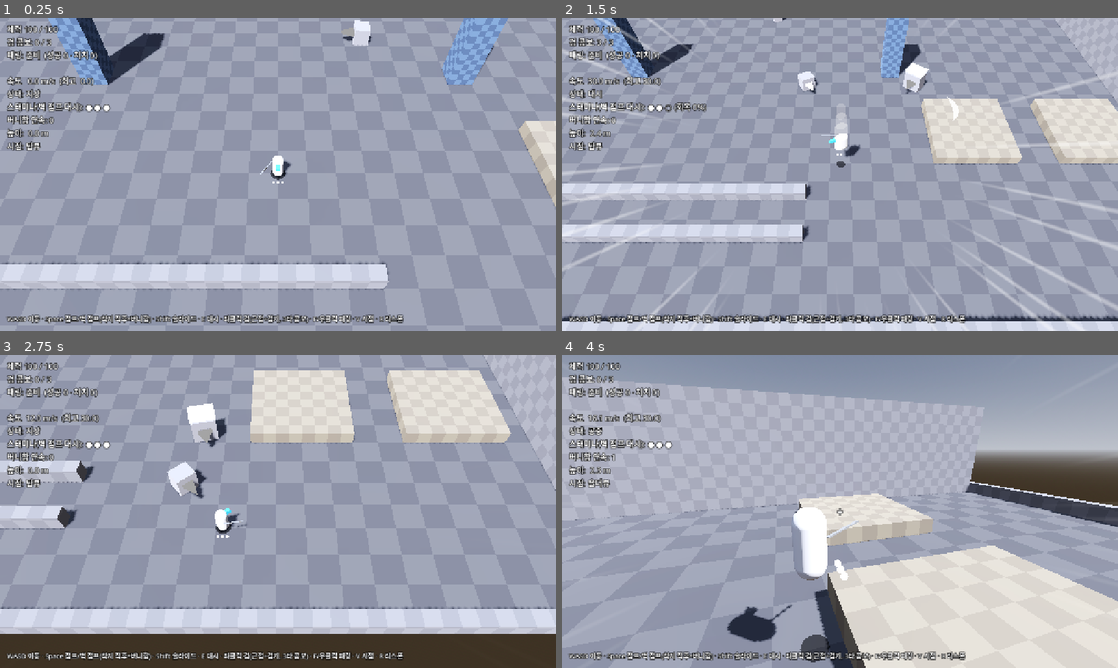
Above: before the commit, frames 1-4 (two rows, left to right).
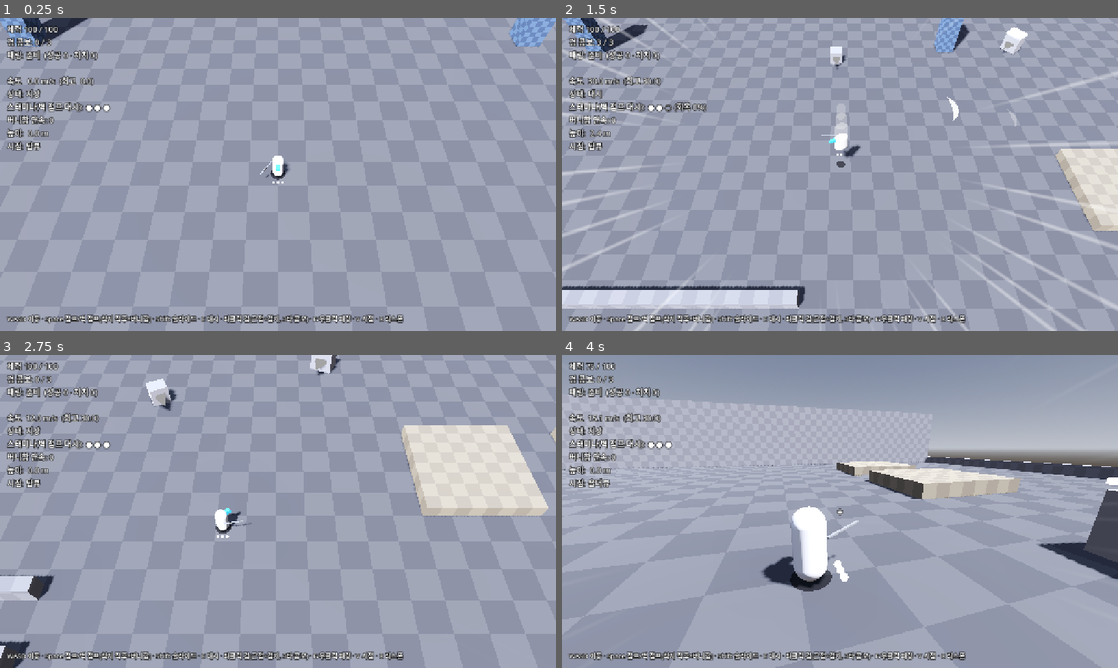
Above: after the commit, the same moments.

Repository: jh4317/newgame-project
Game: Godot game, scene res://scenes/movement_proto.tscn
Two runs of this game, one before a commit and one after it. Both use one fixed random seed, a clock stepped at 60 frames per second and the inputs below.
Inputs (mouse positions are in pixels of both pictures, inside the frame that each line leads up to):
- Up to frame 1 (0.25 s): no input
- Up to frame 2 (1.5 s): tap Enter at 0.5 s; move the mouse to (962, 158) at 0.52 s; press the mouse at (962, 158) at 0.53 s; hold D (move_right) 0.53-1.28 s; tap Space (jump) at 0.77 s; move the mouse to (728, 190) at 1.27 s; release the mouse at (728, 190) at 1.28 s; hold S (move_back) from 1.28 s (still down); tap E (dash) at 1.35 s
- Up to frame 3 (2.75 s): tap Space (jump) at 1.52 s; move the mouse to (333, 442) at 2.02 s; release S (move_back) at 2.03 s; hold D (move_right) from 2.03 s (still down); tap F (parry) at 2.1 s
- Up to frame 4 (4 s): move the mouse to (812, 574) at 2.77 s; release D (move_right) at 2.78 s; hold W (move_forward) 2.78-3.53 s; tap Shift (slide) at 2.85 s; click (812, 574) at 2.92 s; tap Space (jump) at 3.02, 3.77 s; move the mouse to (1006, 558) at 3.52 s; hold A (move_left) from 3.53 s (still down); hold V (toggle_camera) from 3.53 s (still down)

The runs differ from the first frame. In frame 1, 11% of the frame differs, in the area x 0-100%, y 0-88%; in frame 2, 23%; in frame 3, 36%, in the area x 0-100%, y 0-100%; in frame 4, 31%.

Commit message:
Enlarge movement arena from 80 m to 120 m
- Floor and outer walls driven by a single ARENA_HALF constant (60 m)
- Spread structures, spawn point, and enemy spots outward; keep feature
  sizes (chimney gaps, stair heights, platform spacing) unchanged
- Lengthen slide lane to 60 m and raise sun shadow distance to 130 m

Co-Authored-By: Claude Opus 5.5 <noreply@anthropic.com>

Diff:
--- a/scripts/proto/movement_arena.gd
+++ b/scripts/proto/movement_arena.gd
@@ -3,9 +3,9 @@
 ## 아레나·플레이어·카메라·HUD를 코드로 만든다. V 키로 탑뷰/숄더뷰를 바꿔 두 시점을 비교한다.
 ##
 ## 좌표: +X 동쪽, -Z 북쪽(탑뷰 화면 위쪽). 카메라는 남쪽에서 내려다본다.
-## 구역:
+## 바닥 120 × 120 m. 구역:
 ##   - 시작 지점: 남쪽 중앙
-##   - 슬라이드 레인: 남서쪽의 긴 통로 (40 m)
+##   - 슬라이드 레인: 남서쪽의 긴 통로 (60 m)
 ##   - 계단 블록: 중앙 북쪽 (1.8 → 3.5 → 5 m)
 ##   - 벽 점프 굴뚝 A: 북동쪽, 위층 발판 4.5 m
 ##   - 벽 점프 굴뚝 B: 북서쪽(서쪽 외벽과 짝), 위층 발판 6 m
@@ -43,20 +43,21 @@
 	"kill": ["처치", 100.0],
 }
 
-const SPAWN := Vector3(0, 0.1, 22)
+const ARENA_HALF := 60.0  ## 바닥 한 변의 절반 (m)
+const SPAWN := Vector3(0, 0.1, 33)
 ## 사격형 적 위치와 등급 (0 = 하급, 1 = 중급)
 ## 중앙·동쪽·굴뚝 A 위 발판(4.5 m)은 하급, 서쪽은 중급(패링 불가 탄 사용)
 const ENEMY_SPOTS := [
 	[Vector3(0, 0, 0), 0],
-	[Vector3(-25, 0, -12), 1],
-	[Vector3(26, 0, -6), 0],
-	[Vector3(36, 4.5, -27), 0],
+	[Vector3(-37.5, 0, -18), 1],
+	[Vector3(39, 0, -9), 0],
+	[Vector3(56, 4.5, -39), 0],
 ]
 ## 돌격형 적 위치와 등급: 열린 바닥에 배치 (중급은 패링 불가 돌진을 섞는다)
 const RUSHER_SPOTS := [
-	[Vector3(8, 0.1, 6), 0],
-	[Vector3(-6, 0.1, -26), 0],
-	[Vector3(28, 0.1, 8), 1],
+	[Vector3(12, 0.1, 9), 0],
+	[Vector3(-9, 0.1, -39), 0],
+	[Vector3(42, 0.1, 12), 1],
 ]
 
 var fx: CanvasLayer
@@ -354,7 +355,7 @@
 	sun.rotation_degrees = Vector3(-55, -35, 0)
 	sun.light_energy = 1.1
 	sun.shadow_enabled = true
-	sun.directional_shadow_max_distance = 90.0
+	sun.directional_shadow_max_distance = 130.0
 	add_child(sun)
 
 
@@ -386,40 +387,41 @@
 # ---------------------------------------------------------------- 아레나
 
 func _build_arena() -> void:
-	# 바닥 80 × 80 m (윗면 y = 0)
-	_box(Vector3(0, -0.5, 0), Vector3(80, 1, 80), _mat_floor)
+	var h := ARENA_HALF
+	# 바닥 120 × 120 m (윗면 y = 0)
+	_box(Vector3(0, -0.5, 0), Vector3(h * 2.0, 1, h * 2.0), _mat_floor)
 
 	# 외벽: 카메라 쪽(남쪽)은 낮게 해서 시야를 가리지 않는다 (GDD 7.3)
-	_block(0, -40.5, 82, 1, 10, _mat_wall)      # 북
-	_block(-40.5, 0, 1, 80, 10, _mat_climb)     # 서 (굴뚝 B의 한쪽 벽)
-	_block(40.5, 0, 1, 80, 10, _mat_wall)       # 동
-	_block(0, 40.5, 82, 1, 1.2, _mat_wall)      # 남 (낮은 벽)
-
-	# 슬라이드 레인: 폭 3 m, 길이 40 m의 낮은 벽 통로
-	_block(-14, 29.5, 40, 1, 1.2, _mat_wall)
-	_block(-14, 33.5, 40, 1, 1.2, _mat_wall)
+	_block(0, -h - 0.5, h * 2.0 + 2.0, 1, 10, _mat_wall)      # 북
+	_block(-h - 0.5, 0, 1, h * 2.0, 10, _mat_climb)           # 서 (굴뚝 B의 한쪽 벽)
+	_block(h + 0.5, 0, 1, h * 2.0, 10, _mat_wall)             # 동
+	_block(0, h + 0.5, h * 2.0 + 2.0, 1, 1.2, _mat_wall)      # 남 (낮은 벽)
+
+	# 슬라이드 레인: 폭 3 m, 길이 60 m의 낮은 벽 통로
+	_block(-24, 49.5, 60, 1, 1.2, _mat_wall)
+	_block(-24, 53.5, 60, 1, 1.2, _mat_wall)
 
 	# 계단 블록: 점프 한 번(2.5 m)으로 한 칸씩 오른다
-	_block(-4, -12, 4, 4, 1.8, _mat_platform)
-	_block(0, -12, 4, 4, 3.5, _mat_platform)
-	_block(5, -12, 6, 6, 5.0, _mat_platform)
+	_block(-4, -30, 4, 4, 1.8, _mat_platform)
+	_block(0, -30, 4, 4, 3.5, _mat_platform)
+	_block(5, -30, 6, 6, 5.0, _mat_platform)
 
 	# 굴뚝 A (북동): 3.5 m 간격의 두 벽 사이를 벽 점프로 오른 뒤 동쪽 발판(4.5 m)으로
-	_block(24, -26, 12, 1, 12, _mat_climb)
-	_block(24, -21.5, 12, 1, 12, _mat_climb)
-	_block(35, -24, 10, 14, 4.5, _mat_platform)
+	_block(44, -38, 12, 1, 12, _mat_climb)
+	_block(44, -33.5, 12, 1, 12, _mat_climb)
+	_block(h - 5.0, -36, 10, 14, 4.5, _mat_platform)
 
 	# 굴뚝 B (북서): 서쪽 외벽과 안쪽 벽 사이 3 m 틈을 올라 북쪽 발판(6 m)으로
-	_block(-36.5, -20.5, 1, 13, 12, _mat_climb)
-	_block(-35, -33, 10, 12, 6, _mat_platform)
+	_block(-h + 3.5, -40.5, 1, 13, 12, _mat_climb)
+	_block(-h + 5.0, -h + 7.0, 10, 12, 6, _mat_platform)
 
 	# 기둥: 벽 점프·우회 연습
-	for p in [Vector2(-15, -2), Vector2(15, -2), Vector2(-15, 12), Vector2(15, 12)]:
+	for p in [Vector2(-22.5, -3), Vector2(22.5, -3), Vector2(-22.5, 18), Vector2(22.5, 18)]:
 		_block(p.x, p.y, 2, 2, 9, _mat_climb)
 
 	# 슬라이드 점프 연습: 4 m 간격의 낮은 단상 두 개
-	_block(22, 22, 8, 8, 1.0, _mat_platform)
-	_block(34, 22, 8, 8, 1.0, _mat_platform)
+	_block(34, 40, 8, 8, 1.0, _mat_platform)
+	_block(46, 40, 8, 8, 1.0, _mat_platform)
 
 
 ## 바닥(y=0)에 놓인 블록. (x, z)는 중심, h는 높이.
